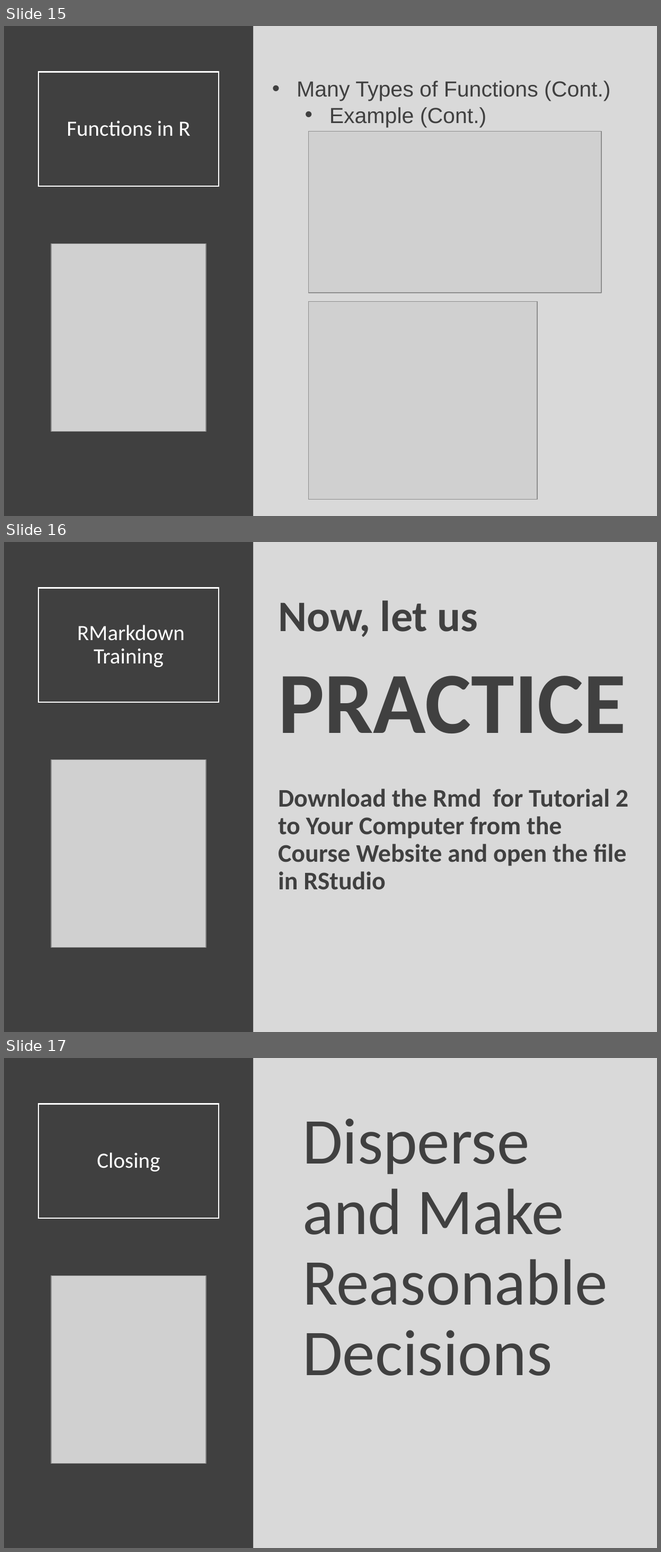
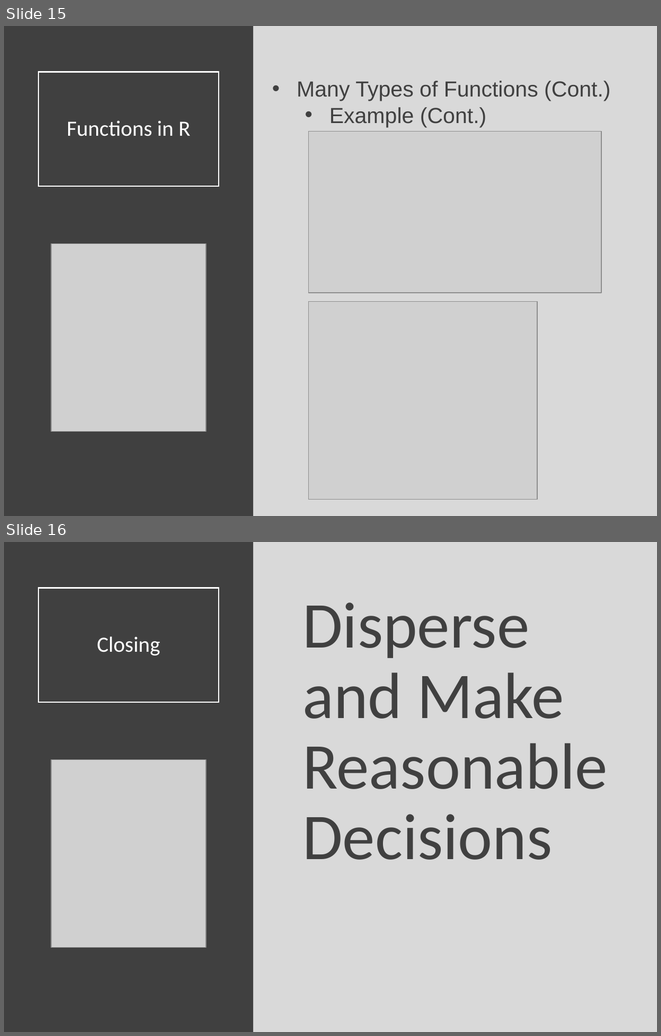
Before and after one commit to SuperMarioGiacomazzo/STOR320_WEBSITE, a slide deck: Lecture/Workflow/Workflow_Lecture.pptx. Shown one above the other, each under a label of ours: slides 15, 16 and 17 before the commit, slides 15 and 16 after it. The pictures are 661x1552 and 661x1036 pixels, drawn with LibreOffice and Linux fonts; fonts in the diff are those of the drawing; grey boxes stand for pictures. Boxes give left, top, right and bottom in pixels: in the first picture for what was removed or moved away, otherwise in the second. Text is boxed around its words. In the diff, an @@ line names an element or a change of style, - is before the commit and + after.

```diff
--- a/Lecture/Workflow/Workflow_Lecture.pptx
+++ b/Lecture/Workflow/Workflow_Lecture.pptx
@@ slide 16 removed at (4,542,657,1032), background #D9D9D9 @@
@@ rectangle removed at (4,542,254,1032) @@
@@ title removed at (38,588,219,702) @@
-RMarkdown Training
@@ text removed at (278,600,628,890) @@
-Now, let us
-PRACTICE
-Download the Rmd for Tutorial 2 to Your Computer from the Course Website and open the file in RStudio
@@ picture removed at (51,759,206,947) @@
@@ what was slide 17 is now slide 16 @@
```
Also in this commit, not shown: 15 other files.
